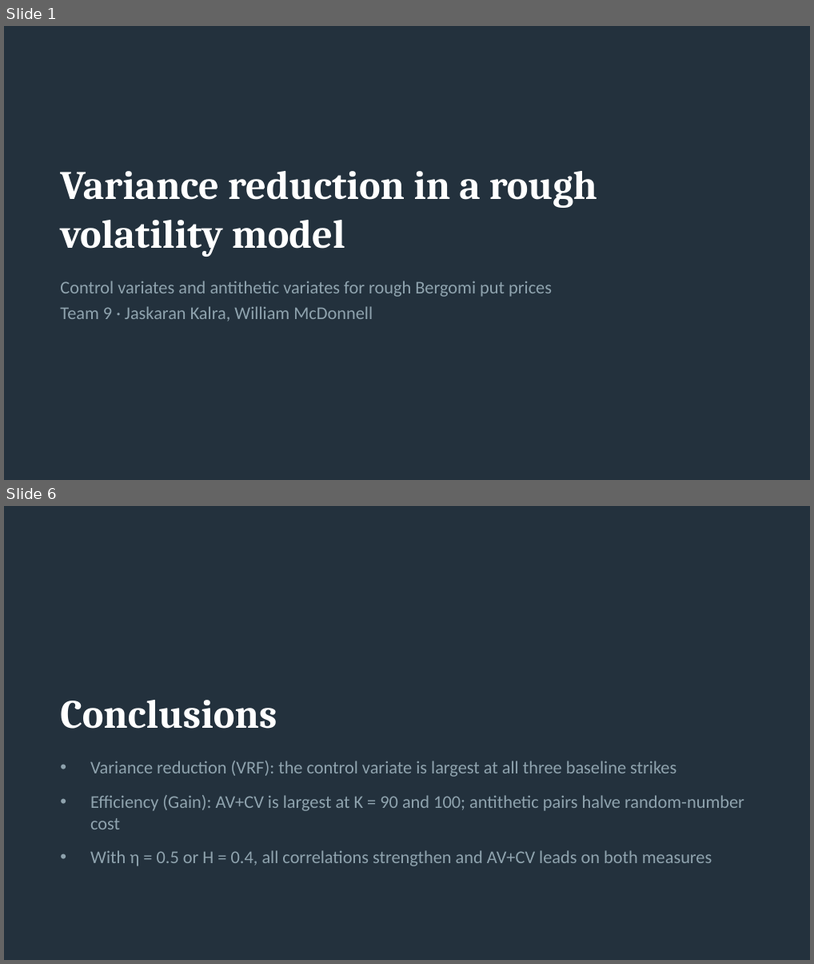
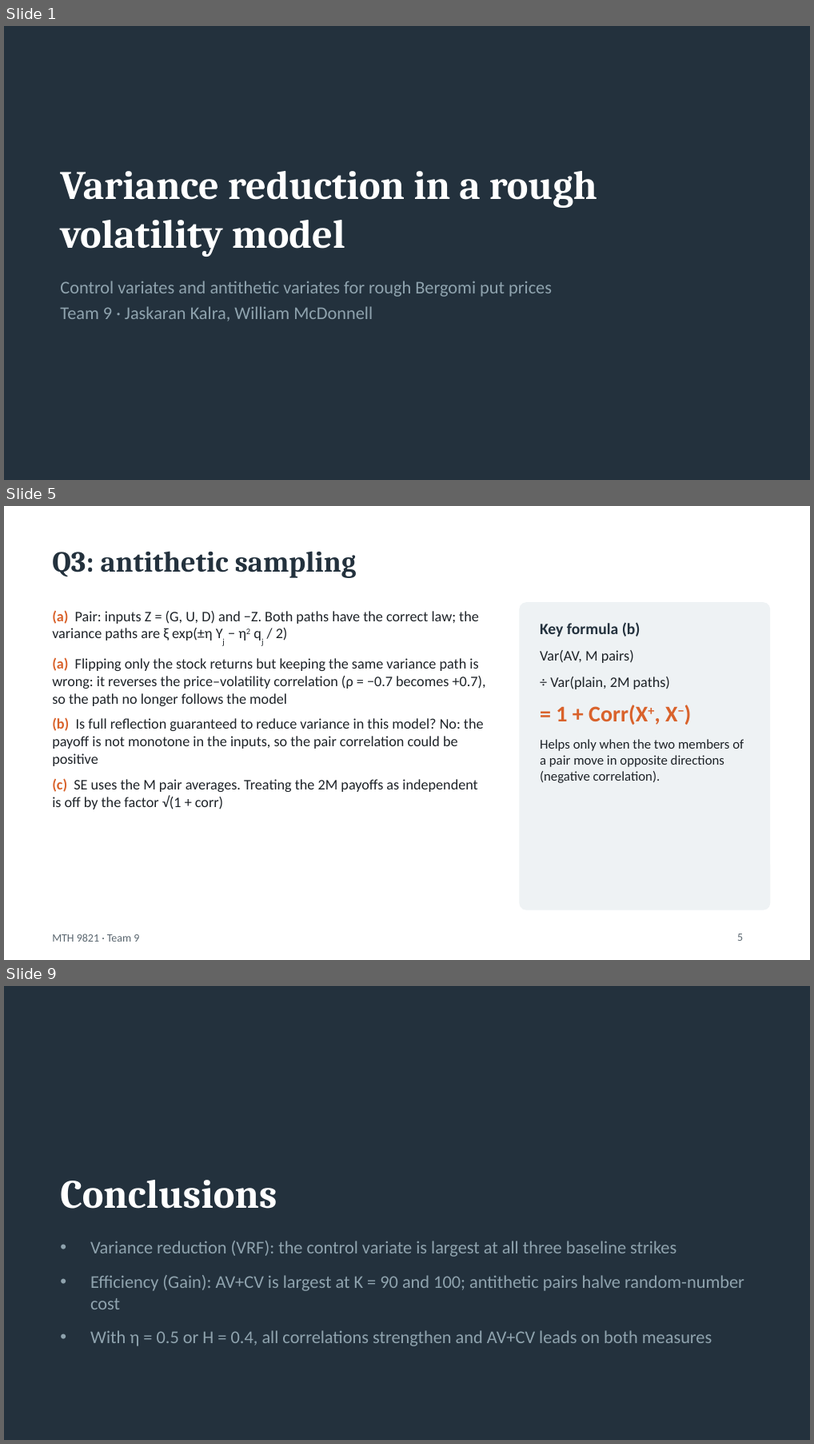
Before and after one commit to karan2615/MTH9821, a slide deck: hw2_slides.pptx. Shown one above the other, each under a label of ours: slides 1 and 6 before the commit, slides 1, 5 and 9 after it; the slides between them are not shown. The pictures are 814x964 and 814x1444 pixels, drawn with LibreOffice and Linux fonts; fonts in the diff are those of the drawing. Boxes give left, top, right and bottom in pixels: in the first picture for what was removed or moved away, otherwise in the second. Text is boxed around its words. In the diff, an @@ line names an element or a change of style, - is before the commit and + after.

```diff
--- a/hw2_slides.pptx
+++ b/hw2_slides.pptx
@@ slide 5 added at <box>4,506,810,960</box>, background #FFFFFF @@
@@ title added at <box>52,551,357,578</box>, 26 pt, text #23313D, bold @@
+Q3: antithetic sampling
@@ text added at <box>52,610,486,809</box>, 13 pt, text #1E2328 @@
+(a) Pair: inputs Z = (G, U, D) and −Z. Both paths have the correct law; the variance paths are ξ exp(±η Yj − η2 qj / 2)
+(a) Flipping only the stock returns but keeping the same variance path is wrong: it reverses the price–volatility correlation (ρ = −0.7 becomes +0.7), so the path no longer follows the model
+(b) Is full reflection guaranteed to reduce variance in this model? No: the payoff is not monotone in the inputs, so the pair correlation could be positive
+(c) SE uses the M pair averages. Treating the 2M payoffs as independent is off by the factor √(1 + corr)
@@ rounded rectangle added at <box>520,603,770,909</box>, fill #EEF2F4, outline #EEF2F4 1 pt @@
@@ text added at <box>540,622,744,783</box>, 12 pt, text #1E2328 @@
+Key formula (b)
+Var(AV, M pairs)
+÷ Var(plain, 2M paths)
+= 1 + Corr(X+, X−)
+Helps only when the two members of a pair move in opposite directions (negative correlation).
@@ text added at <box>52,933,139,941</box>, 10 pt, text #5B6770 @@
+MTH 9821 · Team 9
@@ page number added at <box>738,933,743,940</box>, 10 pt, text #5B6770 @@
+5
@@ what was slide 6 is now slide 9 @@
```
Also in this commit, not shown: 2 slides changed, 4 other slides added, 2 slides removed.
